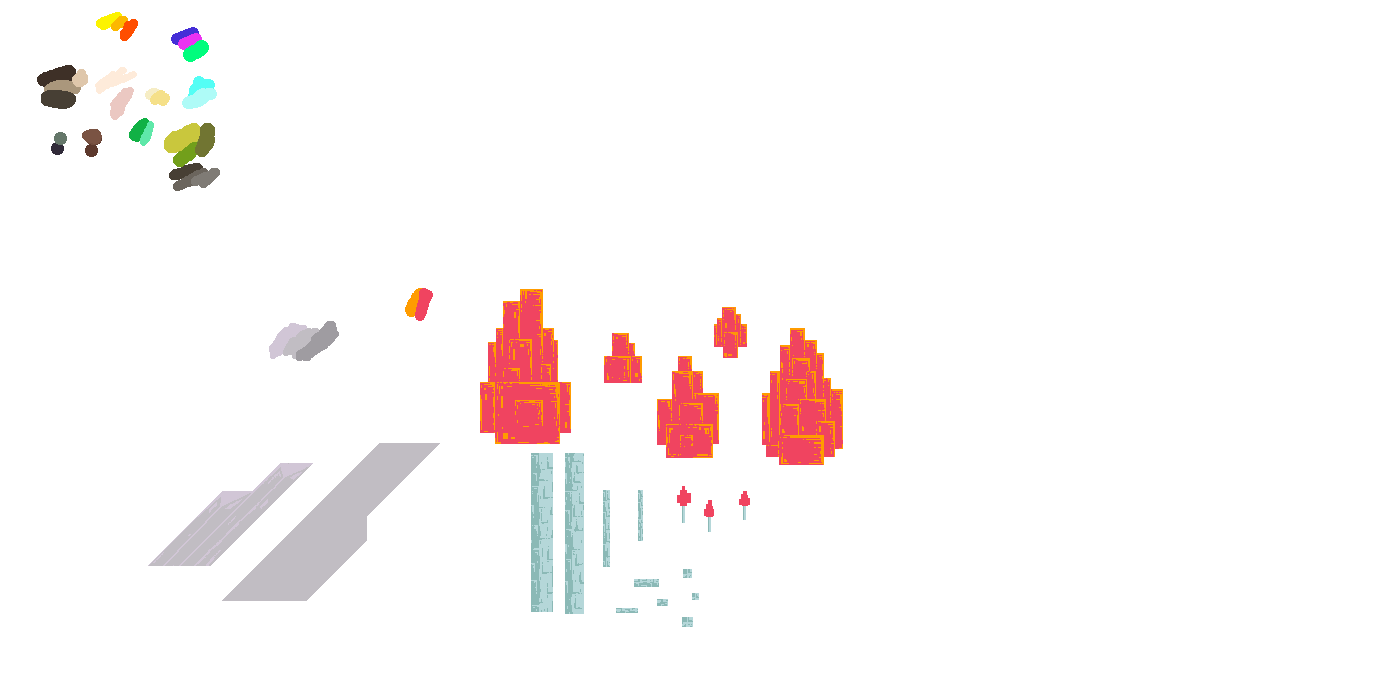
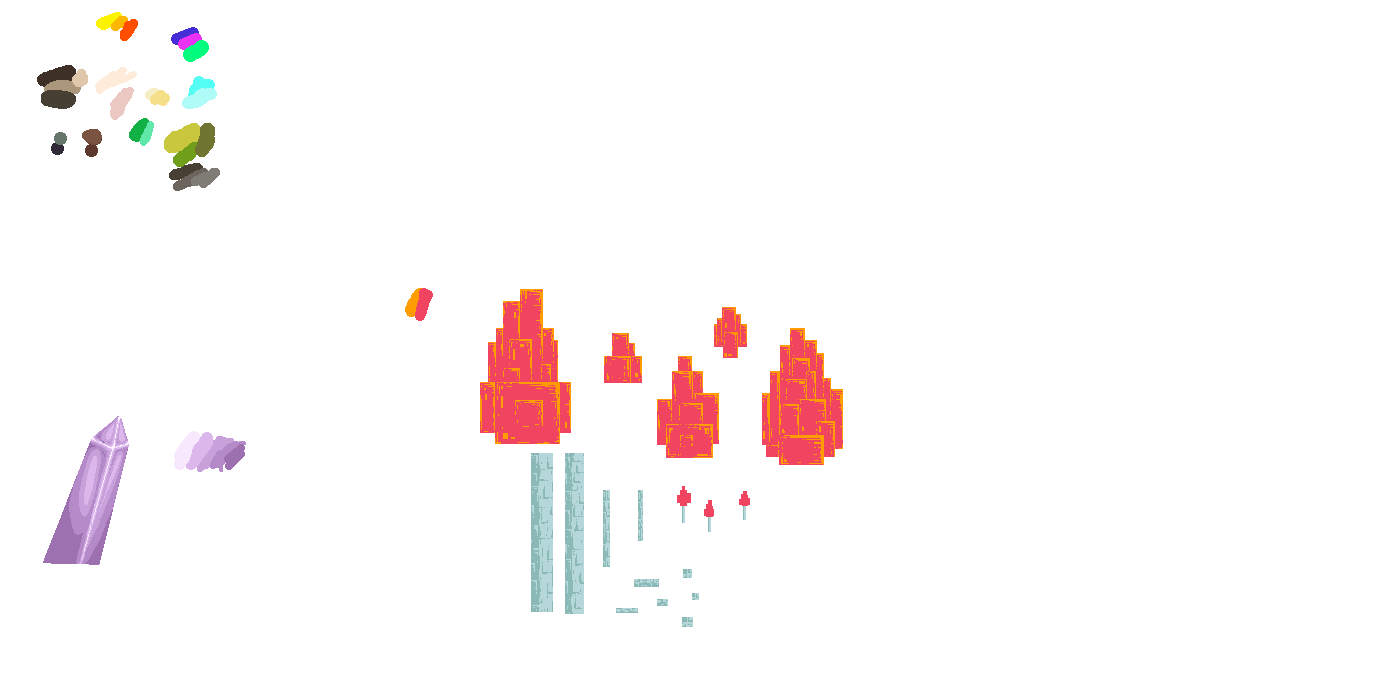
Layers edited between the first and the second 1400×700 image:
painted on "Layer 17" over [43, 328, 440, 601]
removed layer "Layer 16" over [222, 321, 440, 601]
